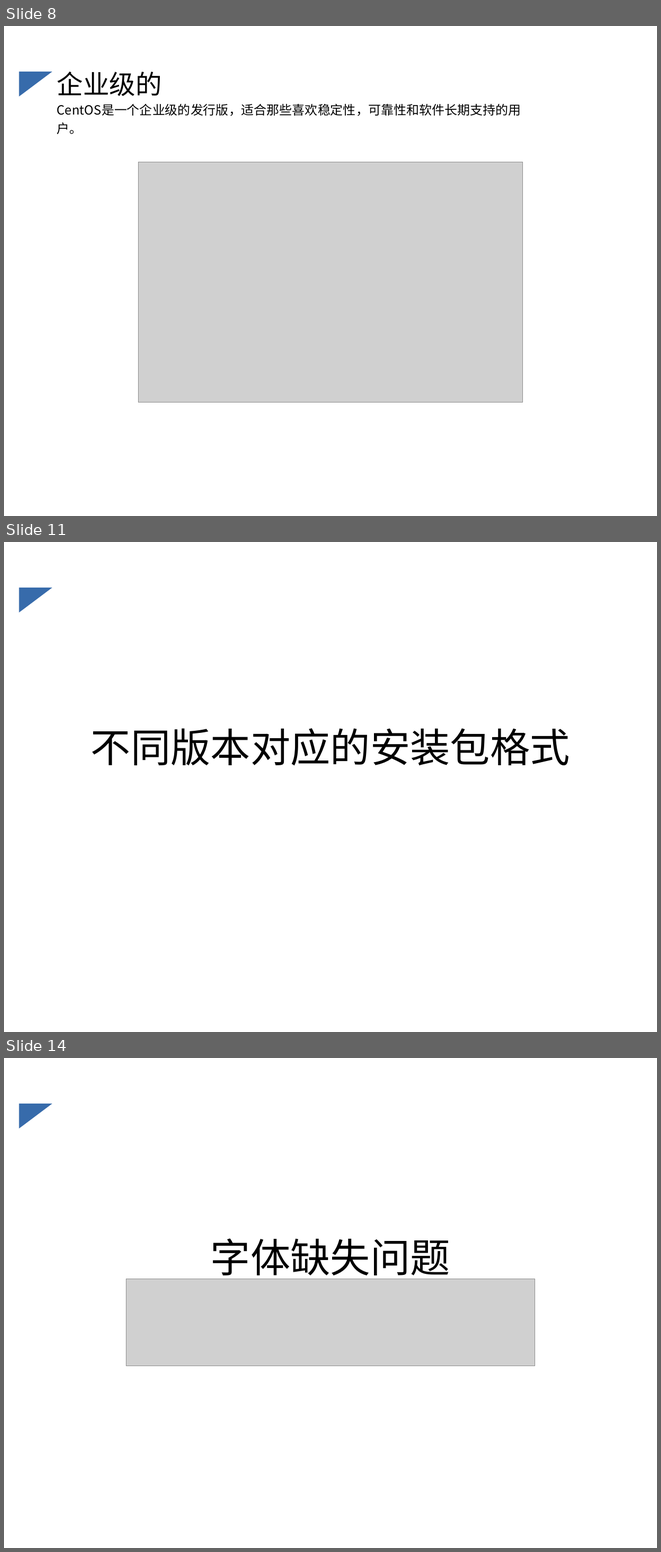
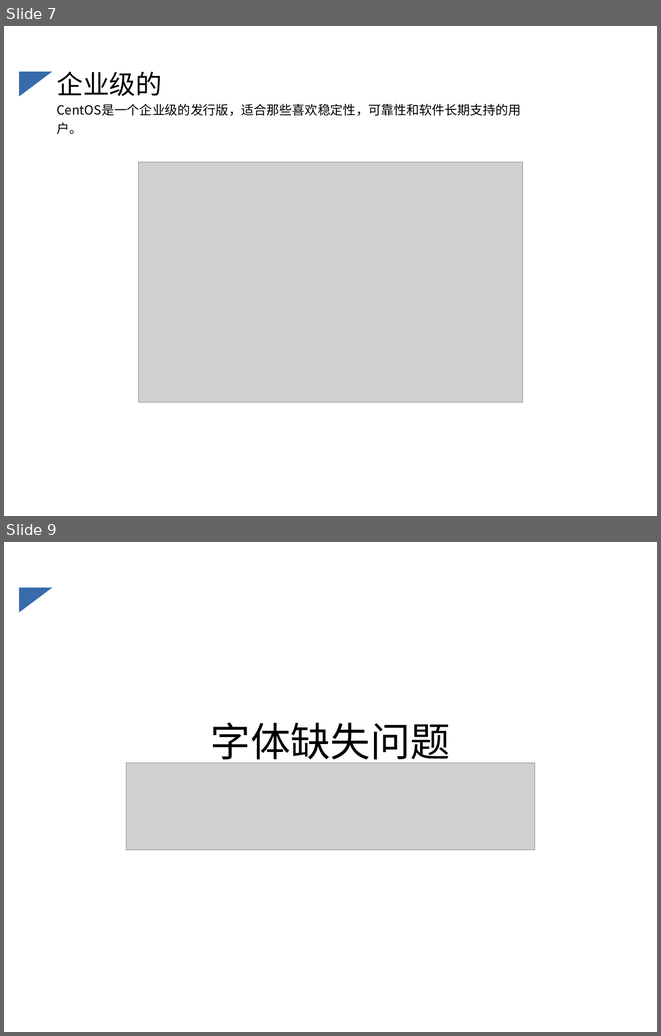
Before and after one commit to caoyang7/caoyang.github.io, a slide deck: _posts/Linux的发行版本.ppt. Shown one above the other, each under a label of ours: slides 8, 11 and 14 before the commit, slides 7 and 9 after it; the slides between them are not shown. The pictures are 661x1552 and 661x1036 pixels, drawn with LibreOffice and Linux fonts; fonts in the diff are those of the drawing; grey boxes stand for pictures. Boxes give left, top, right and bottom in pixels: in the first picture for what was removed or moved away, otherwise in the second. Text is boxed around its words. In the diff, an @@ line names an element or a change of style, - is before the commit and + after.

```diff
--- a/_posts/Linux的发行版本.ppt
+++ b/_posts/Linux的发行版本.ppt
@@ slide 11 removed at (x1=4, y1=542, x2=657, y2=1032), background #FFFFFF; not listed: 1 template element that a slide beside it also shows @@
@@ title removed at (x1=91, y1=728, x2=570, y2=766) @@
-不同版本对应的安装包格式
@@ what was slide 8 is now slide 7 @@
@@ what was slide 14 is now slide 9 @@
```
Also in this commit, not shown: 3 slides changed, 1 slide added, 5 other slides removed, 3 other files.
